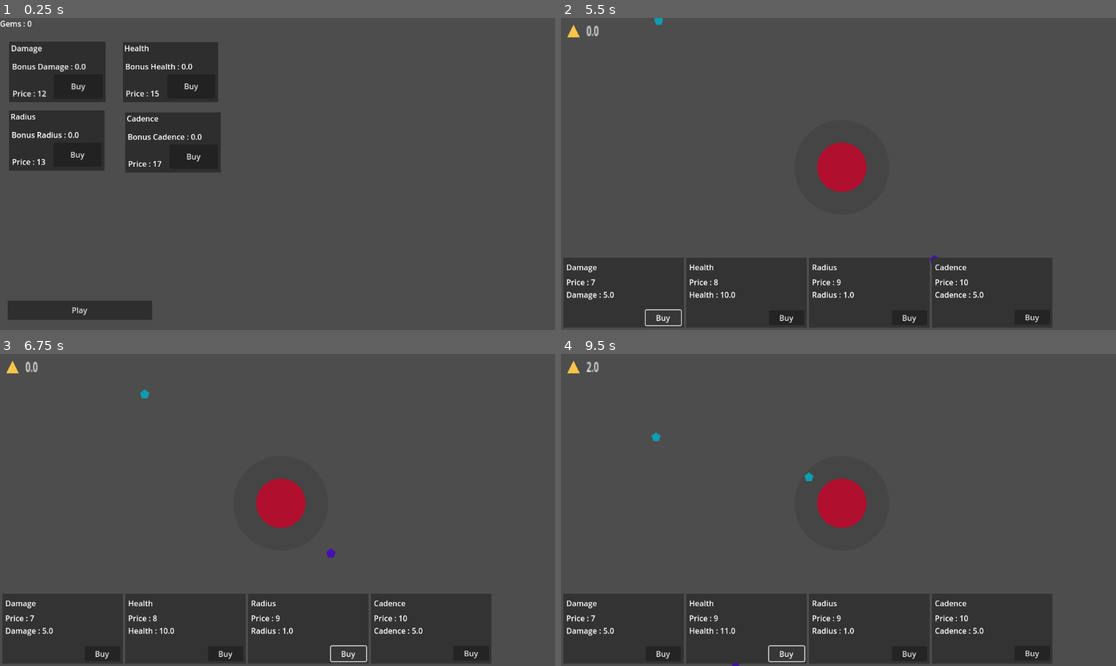
Above: before the commit, frames 1-4 (two rows, left to right).
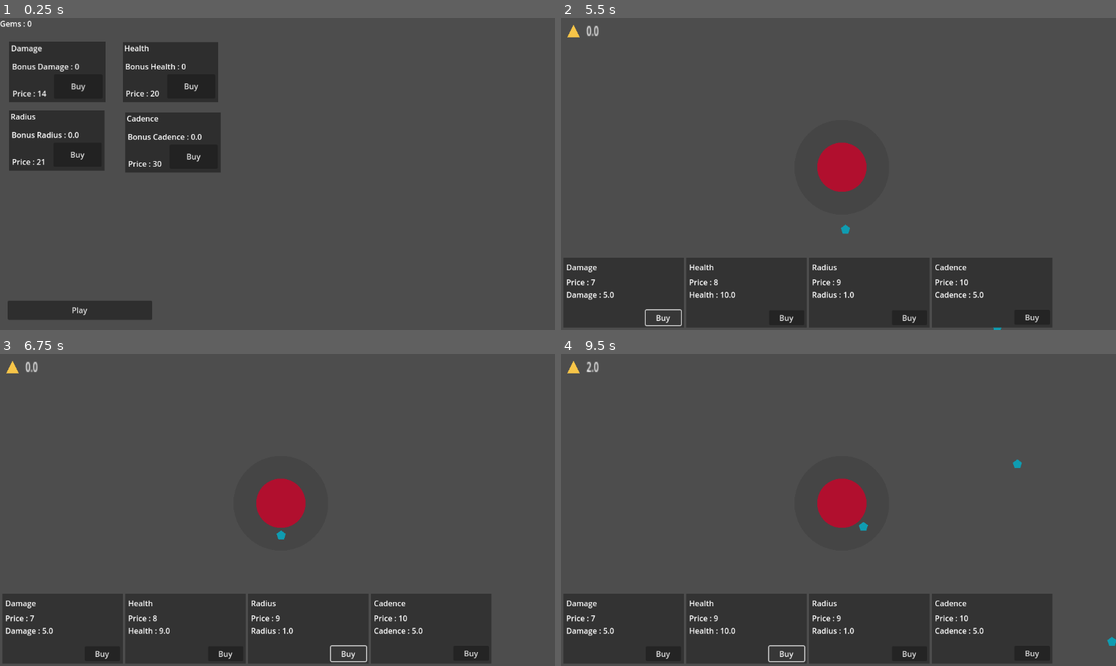
Above: after the commit, the same moments.

Repository: jakubaszcz/Prototype-Evil-Tower
Game: Godot game, scene res://Components/Scenes/Menu.tscn
Same seed, same stepped clock (60 frames per second), same inputs: the game is played once before the commit and once after it.
Inputs:
- Up to frame 1 (0.25 s): no input
- Up to frame 2 (5.5 s): click "Buy" at 0.5 s; click "Play" at 1.25 s; click "Buy" at 2 s; click "Buy" at 2.75 s; click "Buy" at 3.5 s; click "Buy" at 4.25 s; click "Buy" at 5 s
- Up to frame 3 (6.75 s): click "Buy" at 5.75 s; click "Buy" at 6.5 s
- Up to frame 4 (9.5 s): click "Buy" at 7.25 s; click "Buy" at 8 s; click "Buy" at 8.75 s

The runs differ from the first frame. In frame 1, less than 0.1% of the frame differs, in the area x 6-35%, y 14-48%; in frame 2, less than 0.1%; in frame 3, 0.1%; in frame 4, 0.2%, in the area x 16-100%, y 25-100%.

Commit message:
[PET] Fix Bonuses

Diff:
--- a/Components/Interfaces/Game/PlayerStatistics.gd
+++ b/Components/Interfaces/Game/PlayerStatistics.gd
@@ -3,6 +3,7 @@
 @onready var infos_label = $Infos
 
 func _physics_process(_delta: float) -> void:
+	print(str(Game.game_damage))
 	$DamageContainer/Price.text = "Price : " + str(Game.game_damage_price)
 	$DamageContainer/Ability.text = "Damage : " + str(Game.game_damage)
 
--- a/Components/Scenes/Game.tscn
+++ b/Components/Scenes/Game.tscn
@@ -1,5 +1,6 @@
-[gd_scene load_steps=8 format=3 uid="uid://dw6snjba4llv7"]
+[gd_scene load_steps=9 format=3 uid="uid://dw6snjba4llv7"]
 
+[ext_resource type="Script" uid="uid://bj8em8c3wqlc6" path="res://Scripts/Game.gd" id="1_u1lbh"]
 [ext_resource type="PackedScene" uid="uid://cq0st15no33wp" path="res://Components/Entities/Player.tscn" id="2_jru4f"]
 [ext_resource type="PackedScene" uid="uid://ootpfvisx2mm" path="res://Components/Entities/Map.tscn" id="3_jru4f"]
 [ext_resource type="PackedScene" uid="uid://dkhftkgwmo5w3" path="res://Components/Interfaces/Game/player_statistics.tscn" id="4_h73p6"]
@@ -9,6 +10,7 @@
 [ext_resource type="PackedScene" uid="uid://6bx4vjucv7wm" path="res://Components/Interfaces/game_over_ui.tscn" id="7_u1lbh"]
 
 [node name="Game" type="Node2D"]
+script = ExtResource("1_u1lbh")
 
 [node name="Components" type="Node" parent="."]
 
--- a/Scripts/Game.gd
+++ b/Scripts/Game.gd
@@ -1,33 +1,43 @@
+class_name Game
+
 extends Node
 
 # Game stats
-var is_game_over = false
-var survival_time : float = 0.0
-var enemies_killed_count : int = 0
-var game_gems : int = 0
+static var is_game_over = false
+static var survival_time : float = 0.0
+static var enemies_killed_count : int = 0
+static var game_gems : int = 0
 # Start Coin
-var game_coin : float = 0 + Global.start_coin
-var game_health : float = 10 + Global.abilities_health
-var game_radius : float = 1.0 + Global.abilities_radius
-var game_cadence : float = 5.0 - Global.abilities_cadence
-var game_damage : float = 5.0 + Global.abilities_attack
+static var game_coin : float = 0
+static var game_health : float = 10
+static var game_radius : float = 1.0
+static var game_cadence : float = 5.0
+static var game_damage : float = 5.
 
 # Base Shop Prices
 
-var game_damage_price : int = 7
-var game_health_price : int = 8
-var game_radius_price : int = 9
-var game_cadence_price : int = 10
+static var game_damage_price : int = 7
+static var game_health_price : int = 8
+static var game_radius_price : int = 9
+static var game_cadence_price : int = 10
 
-var game_damage_buy : float = 0.7
-var game_health_buy : float = 2.0
-var game_radius_buy : float = 0.4
-var game_cadence_buy : float = 0.3
+static var game_damage_buy : float = 0.7
+static var game_health_buy : float = 2.0
+static var game_radius_buy : float = 0.4
+static var game_cadence_buy : float = 0.3
 
-var price_multiplier : float = 1.2
+static var price_multiplier : float = 1.2
 
-func _game_over():
+static func _game_over():
 	if (is_game_over):
 		game_gems = (survival_time + enemies_killed_count)/(survival_time/enemies_killed_count)
 		Global.ressources_gems += game_gems
-		print(str(Global.ressources_gems))
+
+func _ready() -> void:
+	Global.load_progression()
+	game_coin = game_coin + Global.start_coin
+	game_health = game_health + Global.abilities_health
+	game_radius = game_radius + Global.abilities_radius
+	game_cadence = game_cadence - Global.abilities_cadence
+	game_damage = game_damage + Global.abilities_attack
+	print(str(game_damage) + "+" + str(Global.abilities_attack) + "=" + str(game_damage))
--- a/Scripts/Global.gd
+++ b/Scripts/Global.gd
@@ -4,9 +4,9 @@
 var progression_path := "user://progression.cfg"
 
 var ressources_gems : int = 0
-var abilities_attack : float = 0.0
+var abilities_attack : int = 0.0
 var abilities_radius : float = 0.0
-var abilities_health : float = 0.0
+var abilities_health : int = 0.0
 var abilities_cadence : float = 0.0
 
 var abilities_attack_price : int = 12
@@ -45,6 +45,7 @@
 		abilities_radius_shop_level = config.get_value("shop", "radius_shop_level", 1)
 		abilities_health_shop_level = config.get_value("shop", "health_shop_level", 1)
 		abilities_cadence_shop_level = config.get_value("shop", "cadence_shop_level", 1)
+	print("After Load " + str(abilities_attack))
 
 func save_progression():
 	var config = ConfigFile.new()
--- a/Scripts/Interfaces/game_over_ui.gd
+++ b/Scripts/Interfaces/game_over_ui.gd
@@ -19,6 +19,7 @@
 
 func _on_restart_pressed() -> void:
 	Global.save_progression()
+	get_tree().reload_current_scene()
 
 
 func _on_menu_pressed() -> void:
--- a/Scripts/Scenes/Game.gd
+++ /dev/null
@@ -1 +0,0 @@
-extends Node2D
--- a/Scripts/Scenes/Menu.gd
+++ b/Scripts/Scenes/Menu.gd
@@ -2,7 +2,10 @@
 
 func _ready() -> void:
 	Global.load_progression()
-
+	Global.abilities_attack_price = 12 * pow(Global.abilities_attack_price_multiplier, Global.abilities_attack_shop_level)
+	Global.abilities_health_price = 13 * pow(Global.abilities_health_price_multiplier, Global.abilities_health_shop_level)
+	Global.abilities_radius_price = 15 * pow(Global.abilities_radius_price_multiplier, Global.abilities_radius_shop_level)
+	Global.abilities_cadence_price = 17 * pow(Global.abilities_cadence_price_multiplier, Global.abilities_cadence_shop_level)
 
 
 
@@ -31,6 +34,7 @@
 		Global.abilities_attack_price = 12 * pow(Global.abilities_attack_price_multiplier, Global.abilities_attack_shop_level)
 		Global.abilities_attack += Global.abilities_attack_reward
 		Global.abilities_attack_shop_level += 1
+		print(str(Global.abilities_attack))
 
 		# Save
 		Global.save_progression()
--- a/project.godot
+++ b/project.godot
@@ -18,7 +18,6 @@
 [autoload]
 
 Global="*res://Scripts/Global.gd"
-Game="*res://Scripts/Game.gd"
 
 [global_group]
 
Not shown, removed: Scripts/Scenes/Game.gd.uid
